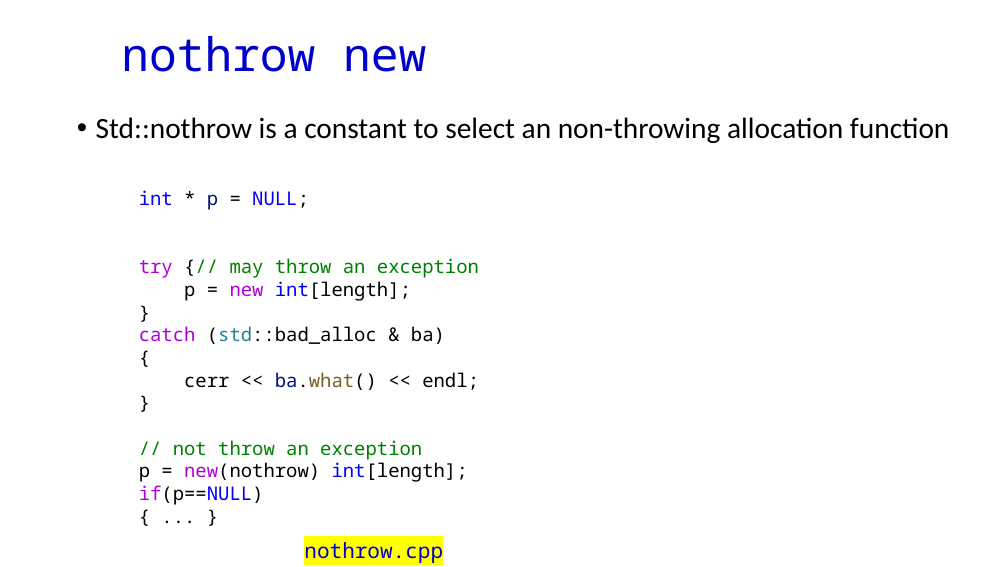
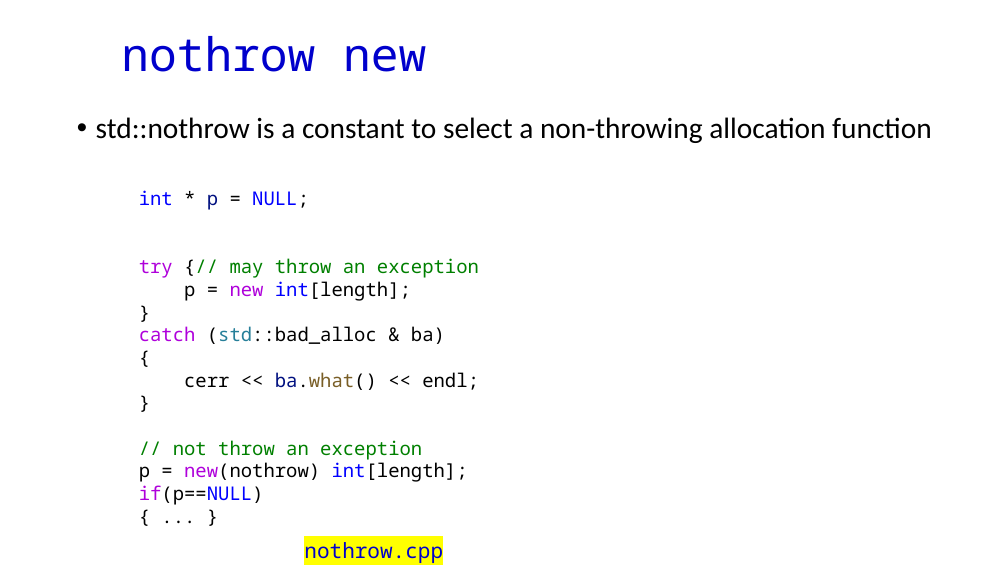
Before and after one commit to dayekuaipao/CPPLearning, a slide deck: slide 22 of week14/Lecture14.pptx. Drawn at 1008x567 pixels with LibreOffice and Linux fonts; fonts in the diff are those of the drawing; background and template pictures are left out. Boxes give left, top, right and bottom in pixels: in the first picture for what was removed or moved away, otherwise in the second. Text is boxed around its words. In the diff, an @@ line names an element or a change of style, - is before the commit and + after.

```diff
--- a/week14/Lecture14.pptx
+++ b/week14/Lecture14.pptx
@@ text at (96,117,932,143): text changed @@
-• Std::nothrow is a constant to select an non-throwing allocation function
+• std::nothrow is a constant to select a non-throwing allocation function
```
Also in this commit, not shown: 9 other slides changed, 6 other files.
